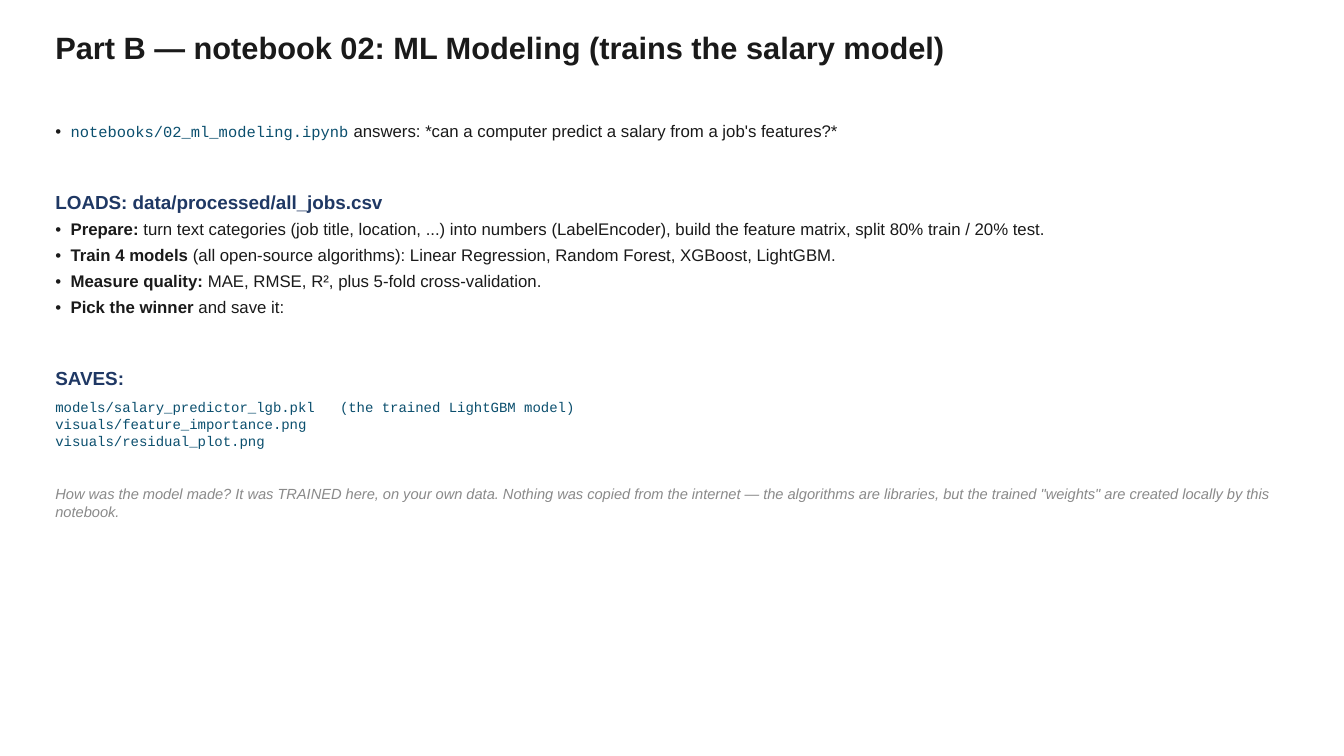
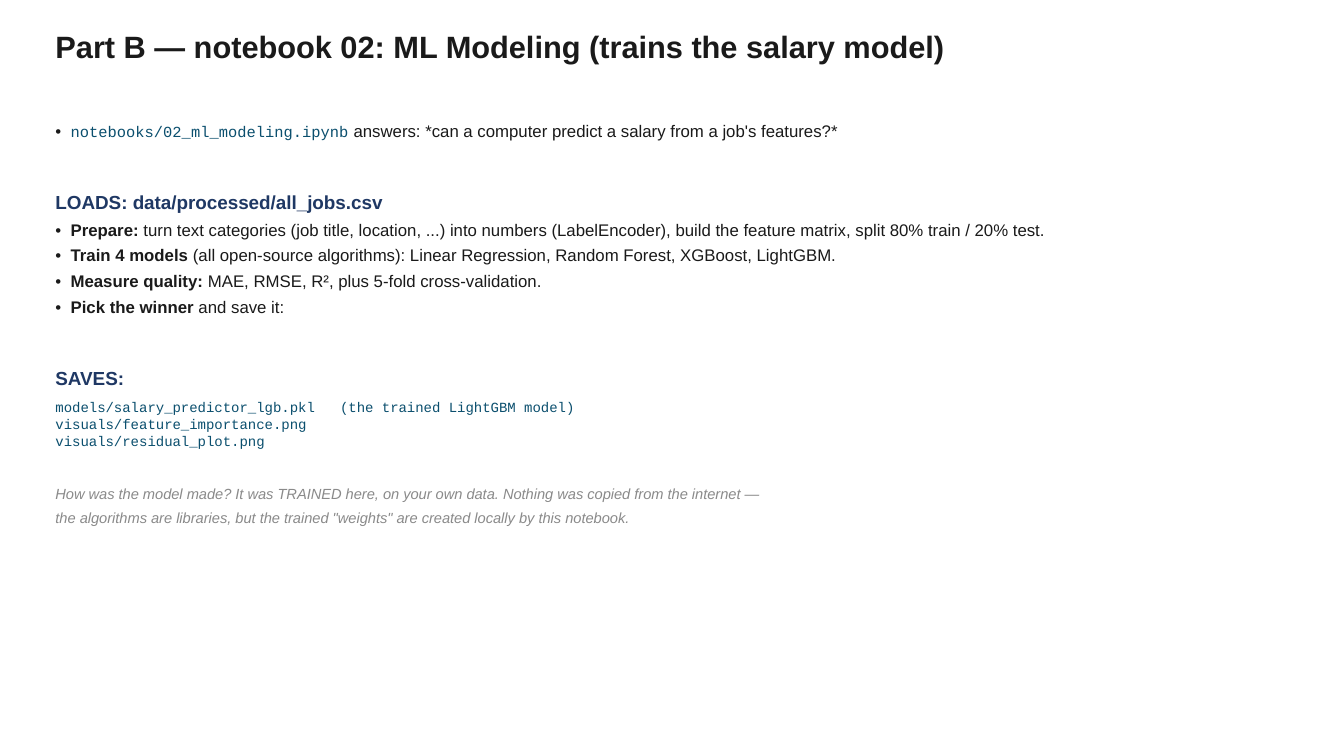
Before and after one commit to windows2t2/project-graduation, a slide deck: slide 10 of presentation.pptx (slide 11 before the commit). Drawn at 1344x756 pixels with LibreOffice and Linux fonts; fonts in the diff are those of the drawing. Boxes give left, top, right and bottom in pixels: in the first picture for what was removed or moved away, otherwise in the second. Text is boxed around its words. In the diff, an @@ line names an element or a change of style, - is before the commit and + after.

```diff
--- a/presentation.pptx
+++ b/presentation.pptx
@@ text at (x1=55, y1=488, x2=741, y2=526): text changed @@
-How was the model made? It was TRAINED here, on your own data. Nothing was copied from the internet — the algorithms are libraries, but the trained "weights" are created locally by this notebook.
+How was the model made? It was TRAINED here, on your own data. Nothing was copied from the internet —
+the algorithms are libraries, but the trained "weights" are created locally by this notebook.
```
Also in this commit, not shown: 11 other slides changed, 3 slides removed.
